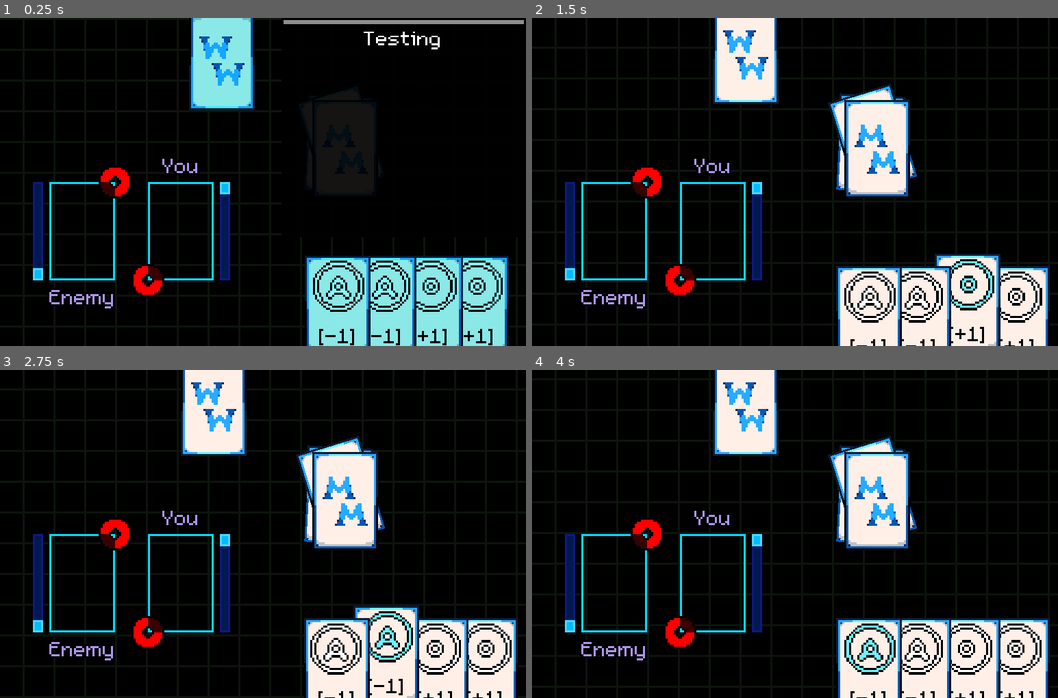
Above: before the commit, frames 1-4 (two rows, left to right).
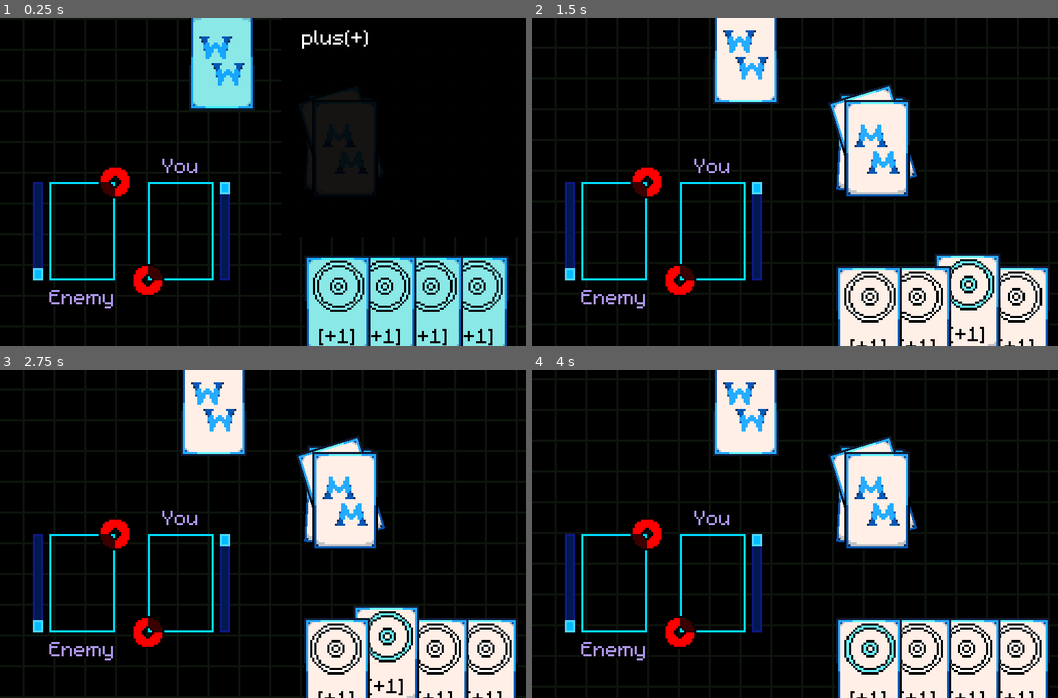
Above: after the commit, the same moments.

Repository: U23RN6M3/Magicae-Manus
Game: Godot game, scene res://Main/Arena.tscn
The game is run twice, just before and just after one commit, with the same random seed, the same clock (stepped at 60 frames per second) and the same inputs. This scene is started directly instead of the project's main scene.
Inputs (mouse positions are in pixels of both pictures, inside the frame that each line leads up to):
- Up to frame 1 (0.25 s): no input
- Up to frame 2 (1.5 s): tap Enter (ui_accept) at 0.5, 0.77, 1.25 s; move the mouse to (1015, 316) at 0.52 s; click (1015, 316) at 0.67 s; move the mouse to (968, 316) at 1.27 s; click (968, 316) at 1.42 s
- Up to frame 3 (2.75 s): tap Enter (ui_accept) at 1.52 s; move the mouse to (383, 668) at 2.02 s; click (383, 668) at 2.17 s
- Up to frame 4 (4 s): move the mouse to (868, 668) at 2.77 s; click (868, 668) at 2.92 s; tap Enter (ui_accept) at 3.02, 3.77 s; move the mouse to (747, 406) at 3.52 s; click (747, 406) at 3.67 s

The runs differ from the first frame. In frame 1, 1.1% of the frame differs, in the area x 53-100%, y 0-99%; in frame 2, 0.1%; in frame 3, 0.1%; in frame 4, 0.1%.

Commit message:
just changed how the absorb card works

Diff:
--- a/Dialogue/DialogSource.gd
+++ b/Dialogue/DialogSource.gd
@@ -1,7 +1,7 @@
 extends Node
 
 onready var test = [
-	{"Text":"[shake rate=15 level=5]Testing[/shake]", "Pitch":1},
+	{"Text":"plus(+) cards give you charges, minus(-) cards attack, and sharp(#) cards defend. The more charges you have, the better the cards you get.", "Pitch":1},
 ]
 
 onready var tutorial1 = [
--- a/Main/Arena.gd
+++ b/Main/Arena.gd
@@ -203,9 +203,11 @@
 				screen_shake.start()
 				$Damaged.play(0.06)
 				$Loose.play()
-				enemy_health.value += -2
+				$Charge.play()
+				player_charge_meter.value += enemy_charge_meter.value
+				enemy_charge_meter.value = 0
 			elif enemy_recently_played_card.effect.begins_with("##"):
-				player_health.value += -2
+				player_health.value += -3
 
 		for i in range(len(PlayerDeckSlots)):
 			if PlayerDeckSlots[i] == card:
@@ -257,9 +259,11 @@
 				screen_shake.start()
 				$Damaged.play(0.06)
 				$Loose.play()
-				player_health.value += -2
+				$Charge.play()
+				enemy_charge_meter.value += player_charge_meter.value
+				player_charge_meter.value = 0
 			elif player_recently_played_card.effect.begins_with("##"):
-				enemy_health.value += -2
+				enemy_health.value += -3
 
 		for i in range(len(EnemyDeckSlots)):
 			if EnemyDeckSlots[i] == card:
@@ -335,13 +339,13 @@
 	if charges >= 0:
 		array.append(pick_from_array(["+1", "#"]))
 	if charges >= 1:
-		array.append(pick_from_array(["-1"]))
+		array.append(pick_from_array(["-1", "+1"]))
 	if charges >= 2:
 		array.append(pick_from_array(["+2", "-2"]))
 	if charges >= 3:
-		array.append(pick_from_array(["-1", "+1"]))
+		array.append(pick_from_array(["-1", "+2"]))
 	if charges >= 4:
-		array.append(pick_from_array(["##", "+1", "-2"]))
+		array.append(pick_from_array(["##", "~", "-2"]))
 	if charges >= 5:
 		array.append(pick_from_array(["~", "+2", "+1", "-2"]))
 
--- a/Main/Arena.tscn
+++ b/Main/Arena.tscn
@@ -347,7 +347,7 @@
 [node name="Win" type="AudioStreamPlayer" parent="."]
 stream = ExtResource( 11 )
 volume_db = -5.0
-pitch_scale = 0.5
+pitch_scale = 3.0
 
 [node name="Camera" type="Camera2D" parent="."]
 anchor_mode = 0
@@ -358,6 +358,7 @@
 
 [node name="BattleMusic" type="AudioStreamPlayer" parent="."]
 stream = ExtResource( 13 )
+pitch_scale = 0.8
 autoplay = true
 
 [connection signal="tween_all_completed" from="UISpace/BackGround/GreenMaskTween" to="." method="_on_GreenMaskTween_tween_all_completed"]
Binary file added: IconSmall.png
Not shown, added: IconSmall.png.import
Binary file changed: icon.png
